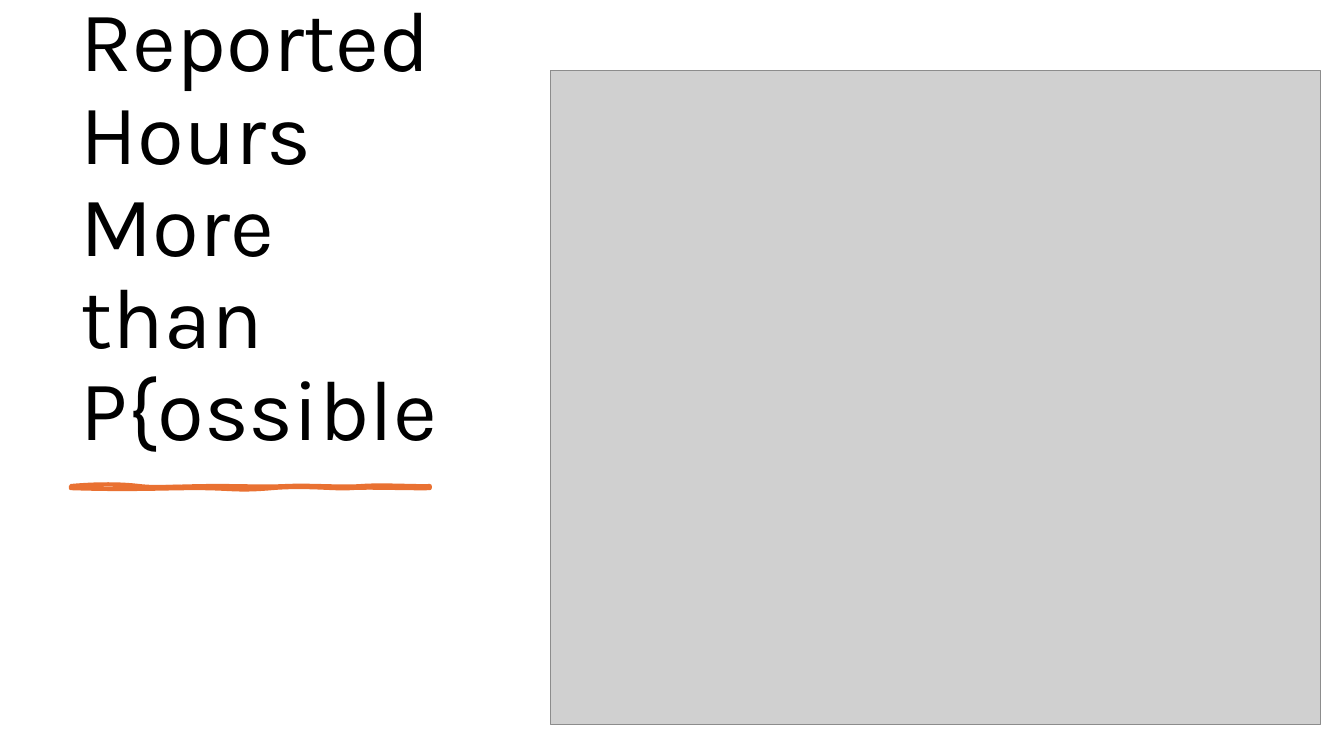
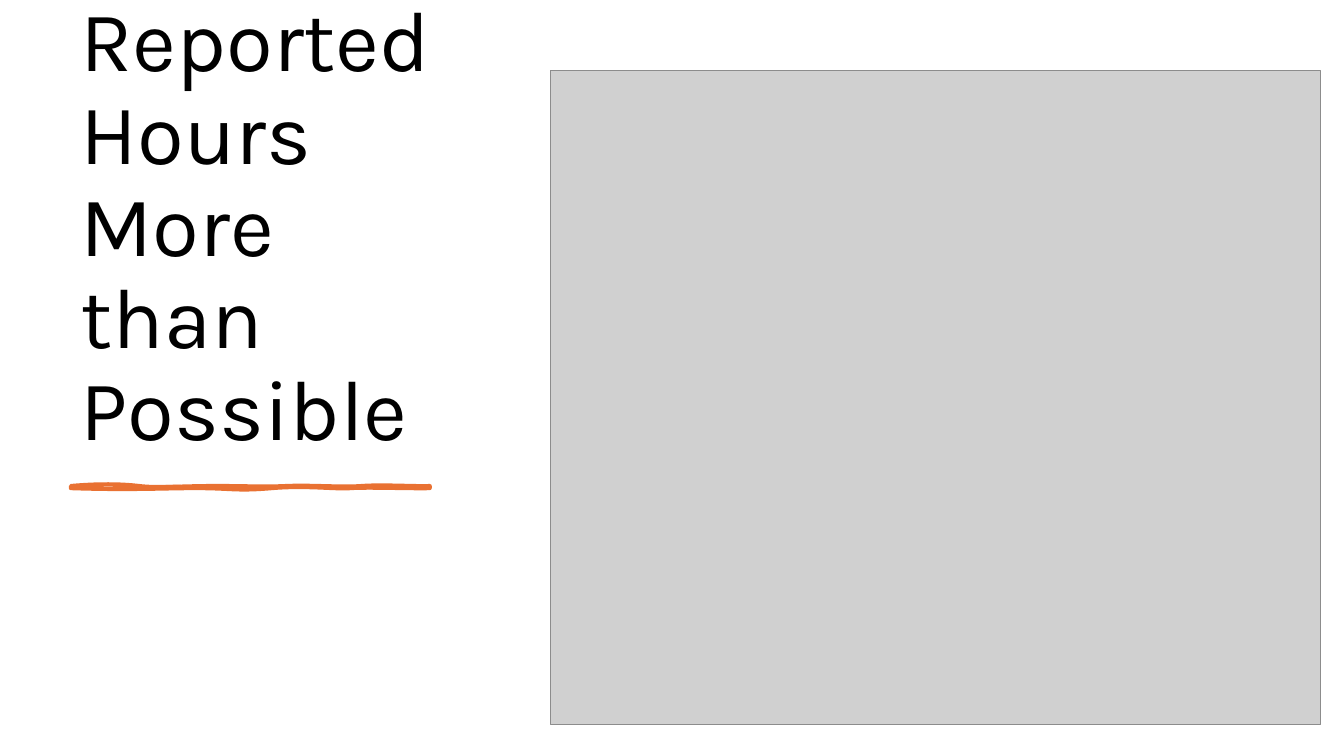
Before and after one commit to mzhao577/Download_FraudCases, a slide deck: slide 3 of FraudAnalysis_ReportedCases.pptx (slide 2 before the commit). Drawn at 1344x756 pixels with LibreOffice and Linux fonts; fonts in the diff are those of the drawing; grey boxes stand for pictures. Boxes give left, top, right and bottom in pixels: in the first picture for what was removed or moved away, otherwise in the second. Text is boxed around its words. In the diff, an @@ line names an element or a change of style, - is before the commit and + after.

```diff
--- a/FraudAnalysis_ReportedCases.pptx
+++ b/FraudAnalysis_ReportedCases.pptx
@@ title at (81,12,431,441): text changed @@
-Reported Hours More than P{ossible
+Reported Hours More than Possible
```
Also in this commit, not shown: 4 slides added, 4 slides removed, 9 other files.
